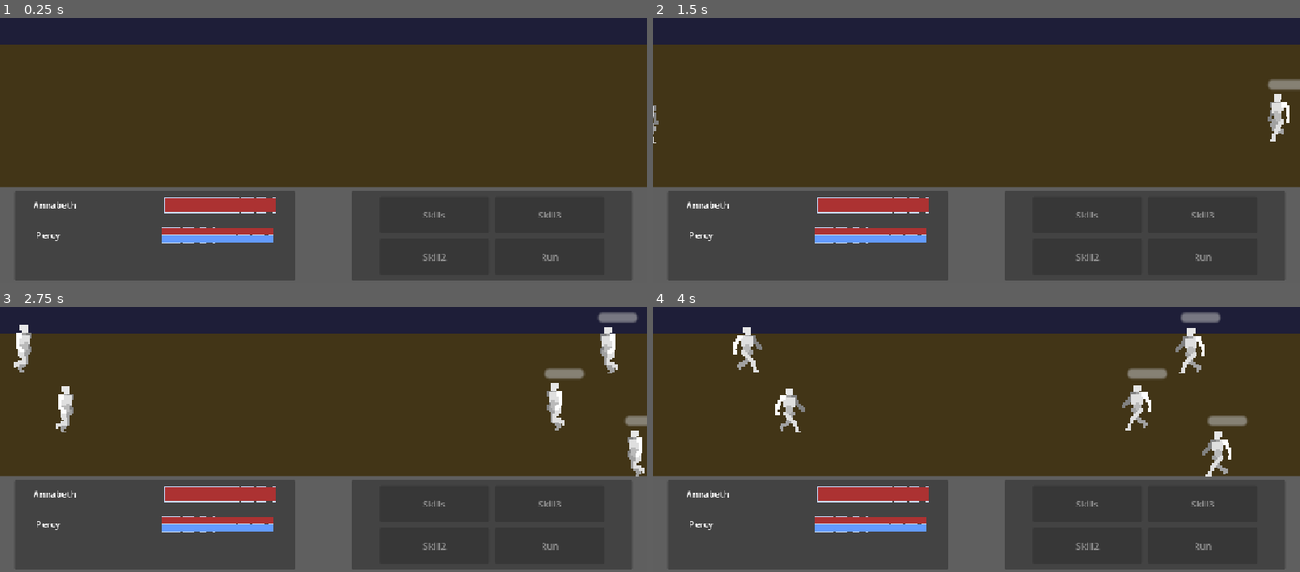
Above: before the commit, frames 1-4 (two rows, left to right).
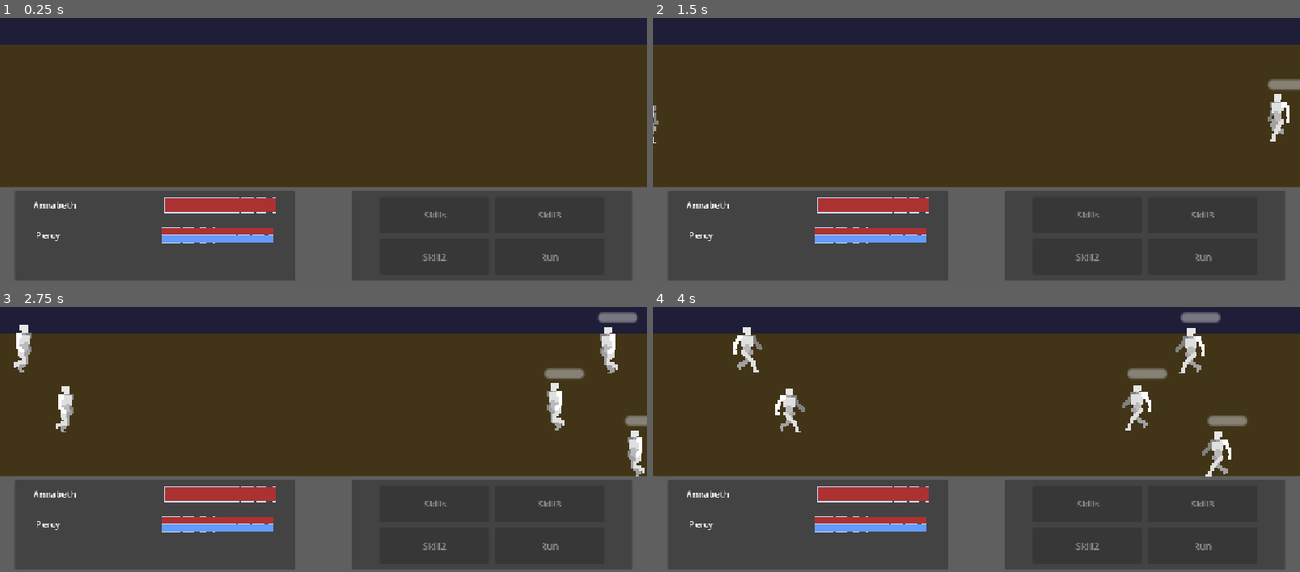
Above: after the commit, the same moments.

Repository: camilaascampos/JogoGodot
Game: Godot game, scene res://Battle/BattleTurn/Battle3v2.tscn
The game is run twice, just before and just after one commit, with the same random seed, the same clock (stepped at 60 frames per second) and the same inputs.
Inputs (mouse positions are in pixels of both pictures, inside the frame that each line leads up to):
- Up to frame 1 (0.25 s): no input
- Up to frame 2 (1.5 s): tap Enter at 0.5 s; move the mouse to (1118, 84) at 0.52 s; click (1118, 84) at 0.67 s; tap Space (ui_accept) at 0.77 s; move the mouse to (1293, 116) at 1.27 s; click (1293, 116) at 1.42 s
- Up to frame 3 (2.75 s): tap Space (ui_accept) at 1.52 s; move the mouse to (25, 407) at 2.02 s; click (25, 407) at 2.17 s
- Up to frame 4 (4 s): move the mouse to (678, 346) at 2.77 s; click (678, 346) at 2.92 s; tap Space (ui_accept) at 3.02, 3.77 s; move the mouse to (1222, 349) at 3.52 s; click (1222, 349) at 3.67 s

The runs differ from the first frame. In frame 1, less than 0.1% of the frame differs, in the area x 65-70%, y 73-76%; in frame 2, less than 0.1%; in frame 3, less than 0.1%; in frame 4, less than 0.1%.

Commit message:
C:/Users/aluno/Documents/acasadehades/JogoGodot/a-casa-de-hades
texto da intro

Diff:
--- a/a-casa-de-hades/Battle/BattleTurn/Battle3v2.tscn
+++ b/a-casa-de-hades/Battle/BattleTurn/Battle3v2.tscn
@@ -10,6 +10,8 @@
 
 [sub_resource type="Resource" id="Resource_x614j"]
 metadata/__load_path__ = "res://addons/turnbasedcombat/assets/ALLTogether.png"
+
+[sub_resource type="ViewportTexture" id="ViewportTexture_86ap7"]
 
 [node name="Template" type="Node2D" unique_id=1027878905]
 script = ExtResource("1_fpi7x")
@@ -28,4 +30,7 @@
 offset_right = 1152.0
 stretch_mode = 2
 
+[node name="Button1" parent="Combat/UI/Main UI/HBoxContainer/Buttonbox/Buttons/VBoxContainer" parent_id_path=PackedInt32Array(320433929, 962242970) index="0" unique_id=2090085556]
+icon = SubResource("ViewportTexture_86ap7")
+
 [editable path="Combat"]
--- a/a-casa-de-hades/Cenas/CenaInicio/cena_inicio.tscn
+++ b/a-casa-de-hades/Cenas/CenaInicio/cena_inicio.tscn
@@ -4,6 +4,10 @@
 [ext_resource type="Script" uid="uid://touw431p26g" path="res://addons/gdrama/scripts/components/DramaDisplay2D.gd" id="2_htfic"]
 
 [node name="CenaInicio" type="Node2D" unique_id=1763459708]
+
+[node name="DramaDisplay2D" type="Node2D" parent="." unique_id=272357743]
+script = ExtResource("2_htfic")
+metadata/_custom_type_script = "uid://touw431p26g"
 
 [node name="cutSceneCam" type="Camera2D" parent="." unique_id=1382207952]
 
@@ -21,7 +25,3 @@
 layout_mode = 0
 offset_right = 40.0
 offset_bottom = 23.0
-
-[node name="DramaDisplay2D" type="Node2D" parent="." unique_id=272357743]
-script = ExtResource("2_htfic")
-metadata/_custom_type_script = "uid://touw431p26g"
Not shown, changed: a-casa-de-hades/Cenas/CenaInicio/cena1.gdrama
